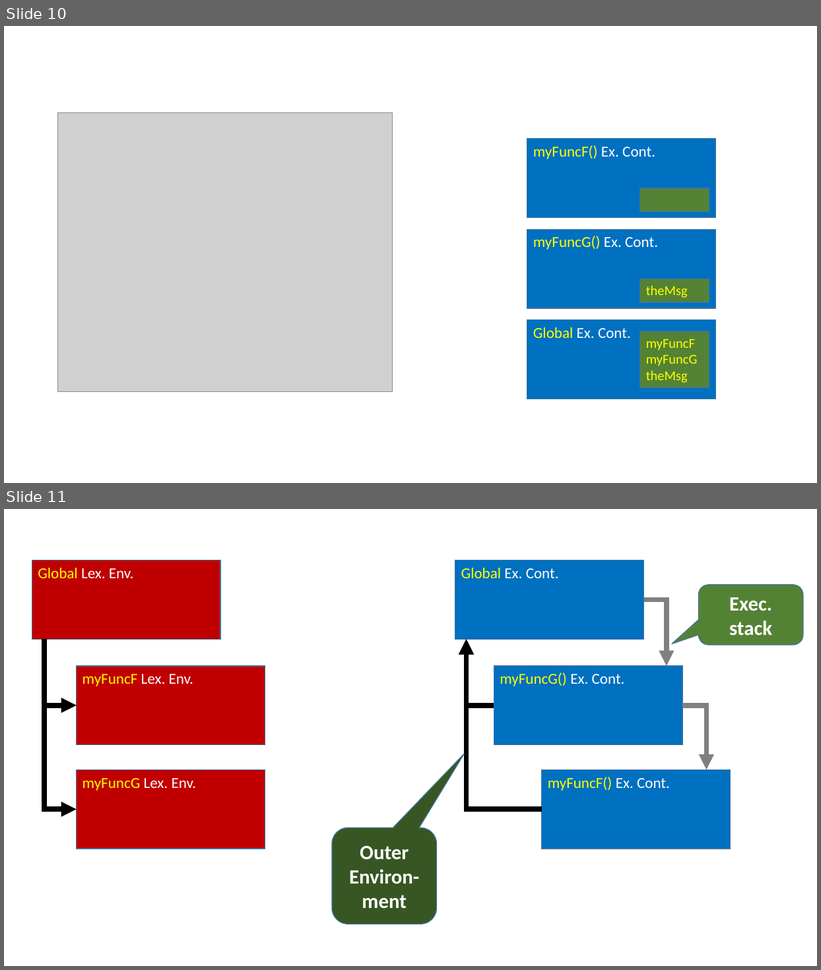
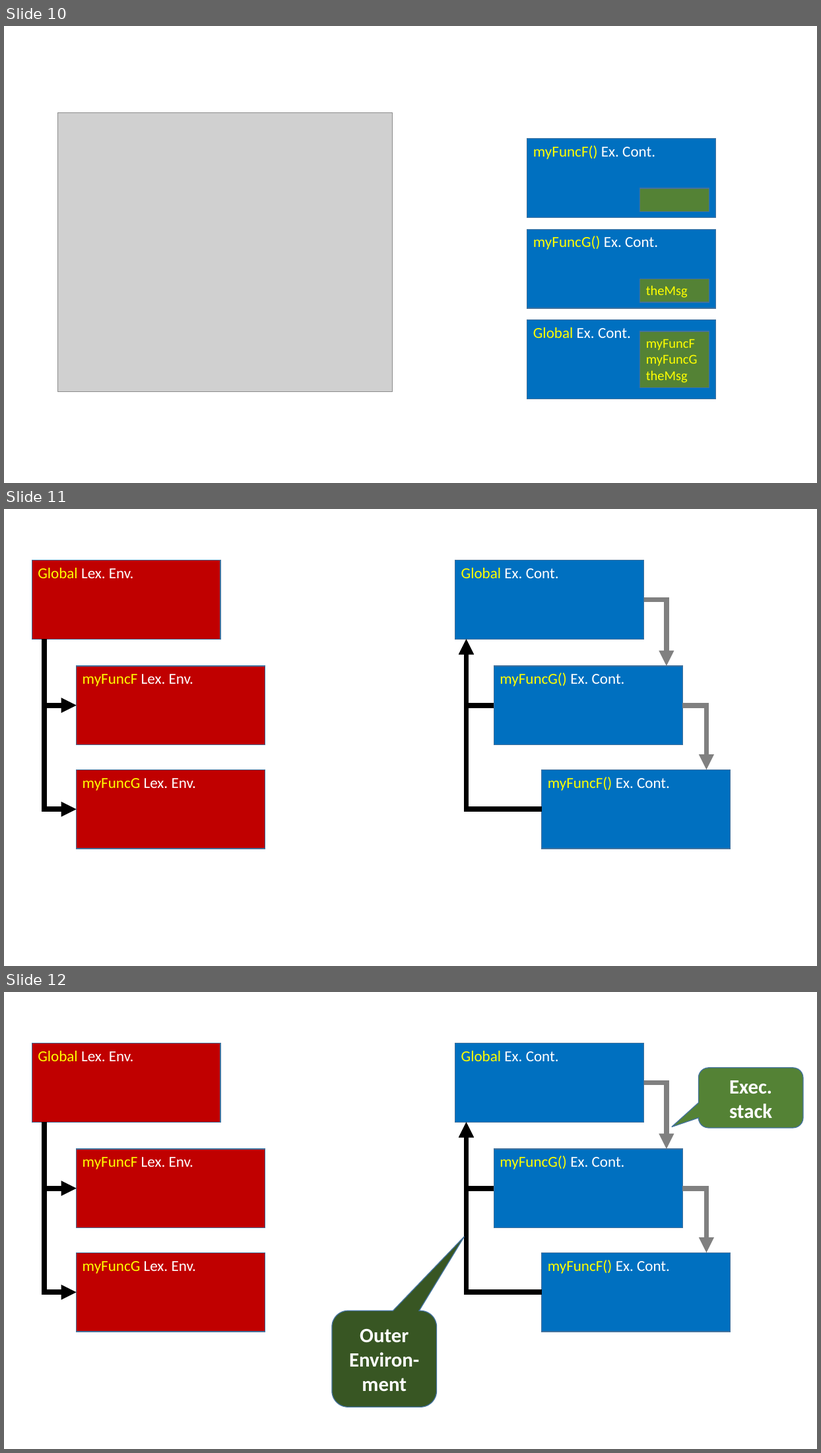
Before and after one commit to perl-easj/WebProg, a slide deck: 30_JavaScript/JavaScriptAdvanced.pptx. Shown one above the other, each under a label of ours: slides 10 and 11 before the commit, slides 10, 11 and 12 after it. The pictures are 821x970 and 821x1453 pixels, drawn with LibreOffice and Linux fonts; fonts in the diff are those of the drawing; grey boxes stand for pictures. Boxes give left, top, right and bottom in pixels: in the first picture for what was removed or moved away, otherwise in the second. Text is boxed around its words. In the diff, an @@ line names an element or a change of style, - is before the commit and + after.

```diff
--- a/30_JavaScript/JavaScriptAdvanced.pptx
+++ b/30_JavaScript/JavaScriptAdvanced.pptx
@@ slide 11 added at <box>4,509,817,966</box>, background #FFFFFF @@
@@ rectangle added at <box>32,560,220,640</box>, fill #C00000, outline #43739E 1 pt, 18 pt, text #FFFFFF @@
+Global Lex. Env.
@@ rectangle added at <box>455,560,644,640</box>, fill #0070C0, outline #43739E 1 pt, 18 pt, text #FFFFFF @@
+Global Ex. Cont.
@@ elbow arrow added from (644, 600) to (667, 666), #808080 6 pt @@
@@ elbow arrow added from (44, 640) to (77, 706), #000000 6 pt @@
@@ elbow arrow added from (44, 640) to (77, 810), #000000 6 pt @@
@@ elbow arrow added from (542, 810) to (467, 640), #000000 6 pt @@
@@ elbow arrow added from (494, 706) to (467, 640), #000000 6 pt @@
@@ rectangle added at <box>77,666,265,745</box>, fill #C00000, outline #43739E 1 pt, 18 pt, text #FFFFFF @@
+myFuncF Lex. Env.
@@ rectangle added at <box>494,666,682,745</box>, fill #0070C0, outline #43739E 1 pt, 18 pt, text #FFFF00 @@
+myFuncG() Ex. Cont.
@@ elbow arrow added from (683, 706) to (707, 770), #808080 6 pt @@
@@ rectangle added at <box>77,770,265,850</box>, fill #C00000, outline #43739E 1 pt, 18 pt, text #FFFFFF @@
+myFuncG Lex. Env.
@@ rectangle added at <box>542,770,731,850</box>, fill #0070C0, outline #43739E 1 pt, 18 pt, text #FFFF00 @@
+myFuncF() Ex. Cont.
@@ what was slide 11 is now slide 12 @@
```
Also in this commit, not shown: 1 slide changed, 2 other files.
